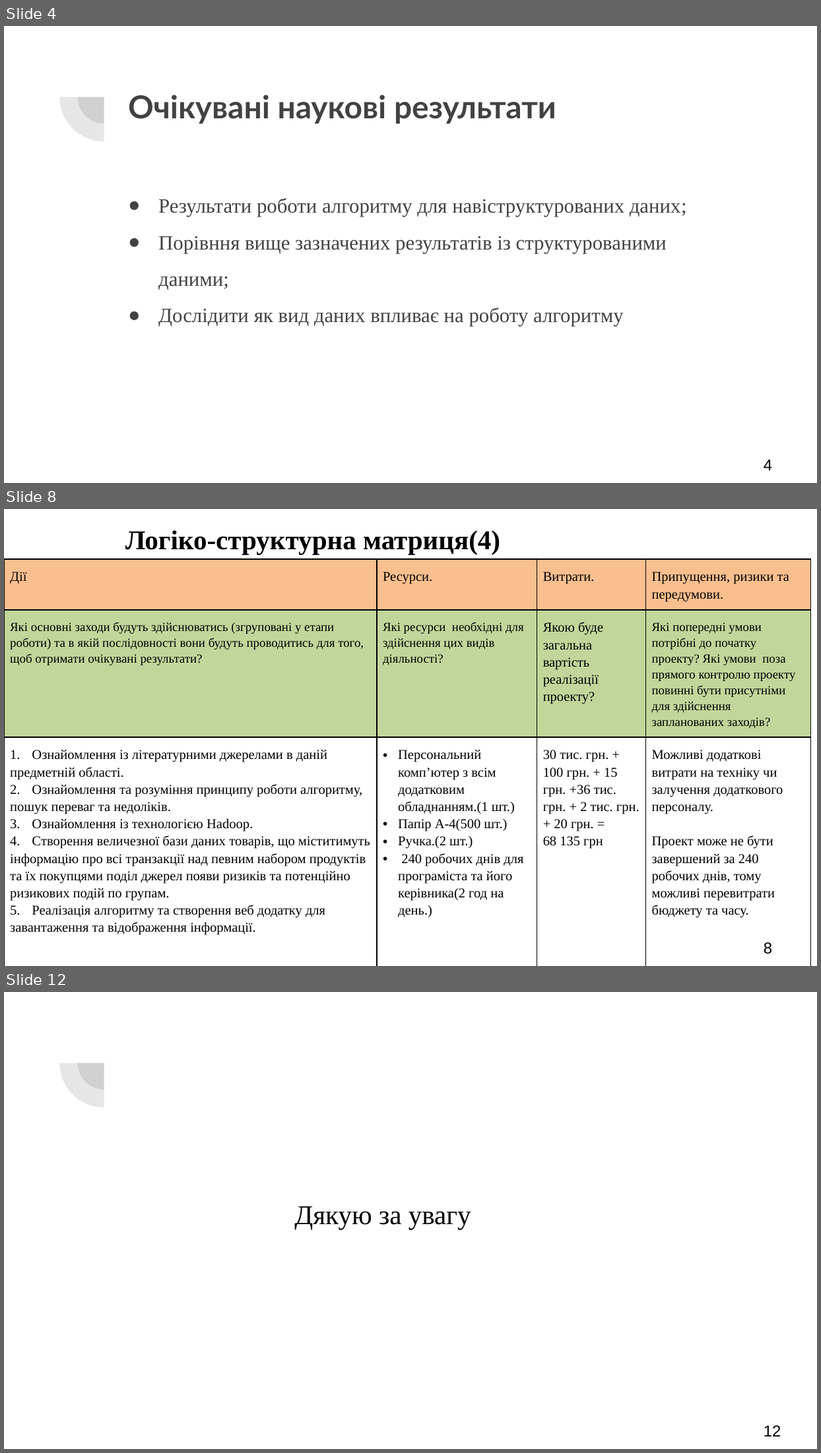
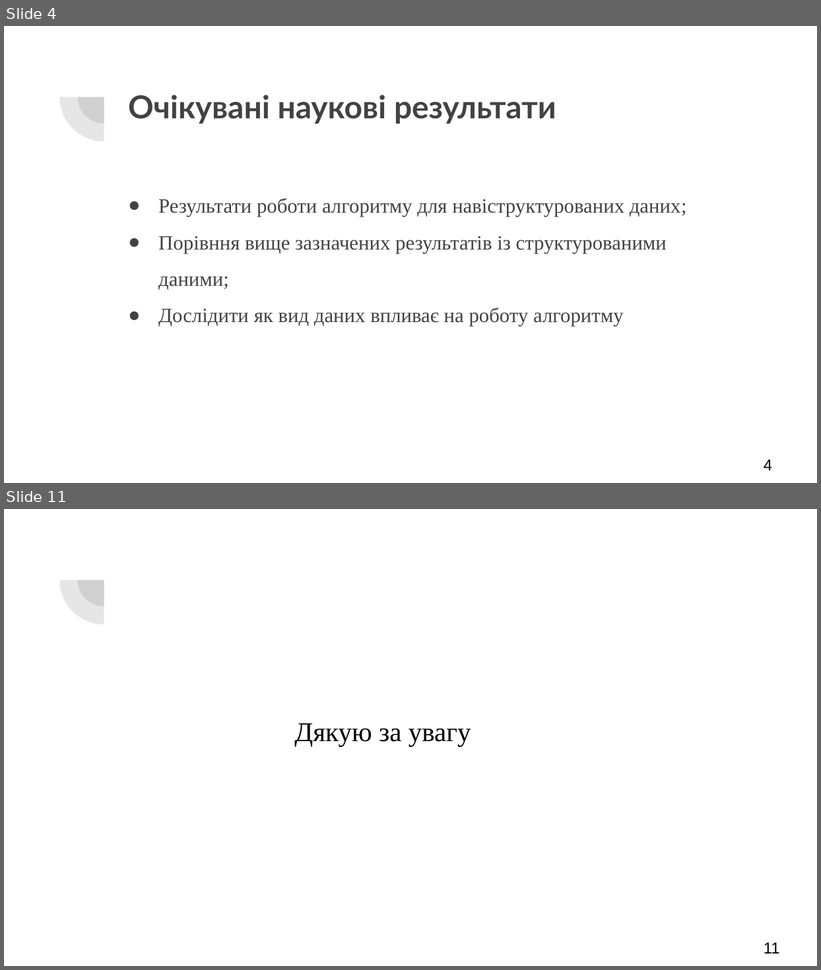
Before and after one commit to AndriiHavryliuk1/master2, a slide deck: docs/Дослідження_роботи_алгоритму_apriori.pptx. Shown one above the other, each under a label of ours: slides 4, 8 and 12 before the commit, slides 4 and 11 after it; the slides between them are not shown. The pictures are 821x1453 and 821x970 pixels, drawn with LibreOffice and Linux fonts; fonts in the diff are those of the drawing. Boxes give left, top, right and bottom in pixels: in the first picture for what was removed or moved away, otherwise in the second. Text is boxed around its words. In the diff, an @@ line names an element or a change of style, - is before the commit and + after.

```diff
--- a/docs/Дослідження_роботи_алгоритму_apriori.pptx
+++ b/docs/Дослідження_роботи_алгоритму_apriori.pptx
@@ slide 8 removed at (4,509,817,966), background #FFFFFF; not listed: 2 template elements that a slide beside it also shows @@
@@ title removed at (125,530,500,555) @@
-Логіко-структурна матриця(4)
@@ table removed at (4,559,811,966), 3 rows, 4 columns @@
-Дії | Ресурси. | Витрати. | Припущення, ризики та передумови.
-Які основні заходи будуть здійснюватись (згруповані у етапи роботи) та в якій послідовності вони будуть проводитись для того, щоб отримати очікувані результати? | Які ресурси необхідні для здійснення цих видів діяльності? | Якою буде загальна вартість реалізації проекту? | Які попередні умови потрібні до початку проекту? Які умови поза прямого контролю проекту повинні бути присутніми для здійснення запланованих заходів?
-1. Ознайомлення із літературними джерелами в даній предметній області. / 2. Ознайомлення та розуміння принципу роботи алгоритму, пошук переваг та недоліків. / 3. Ознайомлення із технологією Hadoop. / 4. Створення величезної бази даних товарів, що міститимуть інформацію про всі транзакції над певним набором продуктів та їх покупцями поділ джерел появи ризиків та потенційно ризикових подій по групам. / 5. Реалізація алгоритму та створення веб додатку для завантаження та відображення інформації. | Персональний комп’ютер з всім додатковим обладнанням.(1 шт.) / Папір А-4(500 шт.) / Ручка.(2 шт.) / 240 робочих днів для програміста та його керівника(2 год на день.) | 30 тис. грн. + 100 грн. + 15 грн. +36 тис. грн. + 2 тис. грн. + 20 грн. = / 68 135 грн | Можливі додаткові витрати на техніку чи залучення додаткового персоналу. / Проект може не бути завершений за 240 робочих днів, тому можливі перевитрати бюджету та часу.
@@ page number removed at (764,943,772,955) @@
-8
@@ what was slide 12 is now slide 11 @@
@@ page number at (764,943,780,954): text changed @@
-12
+11
```
Also in this commit, not shown: 3 slides changed, 6 slides added, 6 other slides removed, 2 other files.
